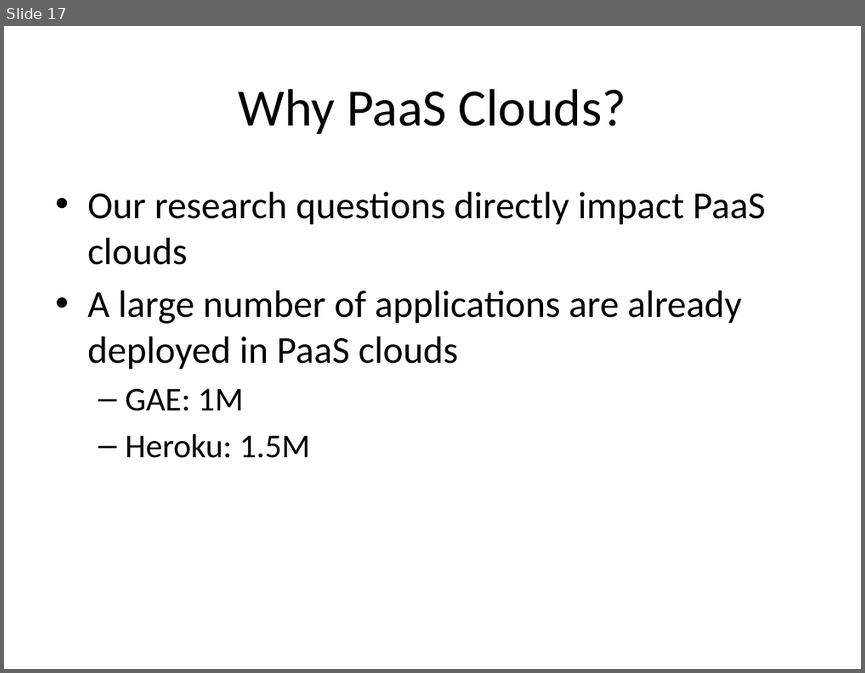
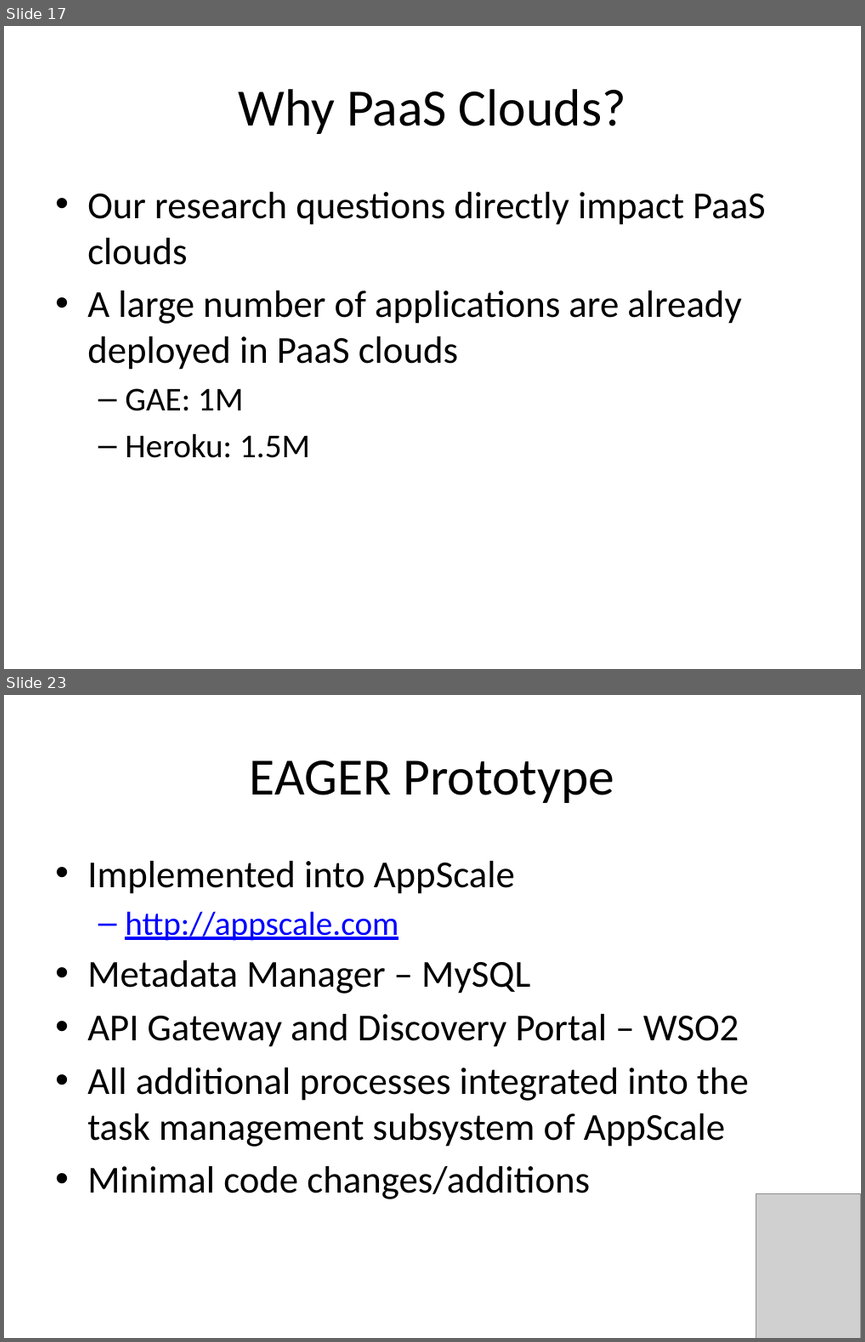
Before and after one commit to Dithn/eager-appscale, a slide deck: Eager/elk-experiment/appserver/system_design.pptx. Shown one above the other, each under a label of ours: slide 17 before the commit, slides 17 and 23 after it; the slides between them are not shown. The pictures are 865x673 and 865x1342 pixels, drawn with LibreOffice and Linux fonts; fonts in the diff are those of the drawing; grey boxes stand for pictures. Boxes give left, top, right and bottom in pixels: in the first picture for what was removed or moved away, otherwise in the second. Text is boxed around its words. In the diff, an @@ line names an element or a change of style, - is before the commit and + after.

Commit message:
Added EAGER results

```diff
--- a/Eager/elk-experiment/appserver/system_design.pptx
+++ b/Eager/elk-experiment/appserver/system_design.pptx
@@ slide 23 added at (4, 695, 861, 1338), background #FFFFFF @@
@@ title added at (250, 760, 615, 803), 44 pt, text #000000 @@
+EAGER Prototype
@@ text added at (87, 861, 749, 1199), 32 pt, text #000000 @@
+• Implemented into AppScale
+  – http://appscale.com
+• Metadata Manager – MySQL
+• API Gateway and Discovery Portal – WSO2
+• All additional processes integrated into the task management subsystem of AppScale
+• Minimal code changes/additions
@@ picture added at (756, 1194, 861, 1338) @@
```
Also in this commit, not shown: 9 other slides added.
